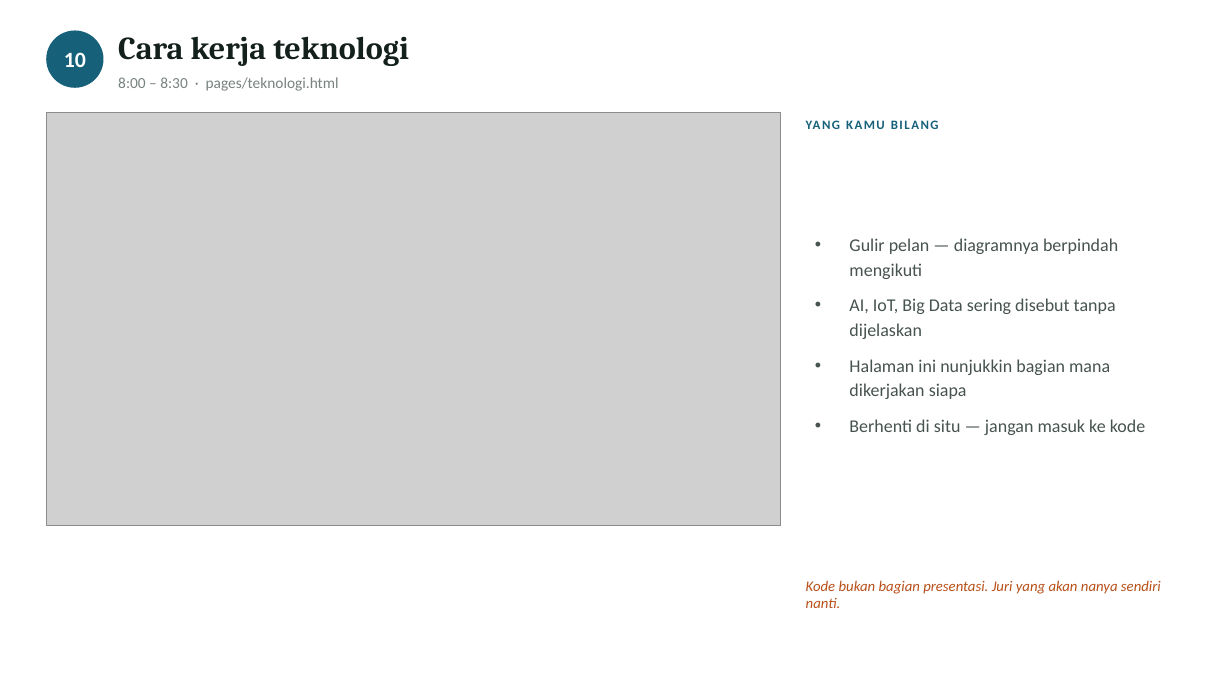
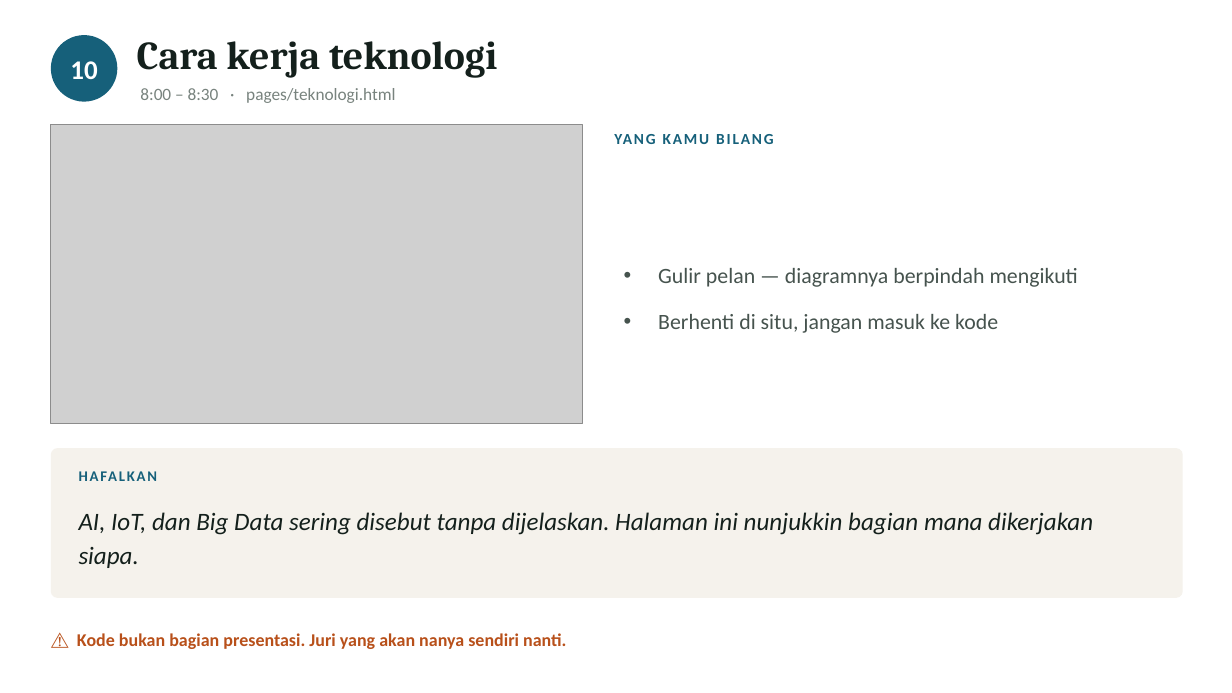
Before and after one commit to GianneAngely/halo-itcc2026, a slide deck: slide 12 of latihan-final/Latihan Presentasi HALO.pptx (slide 11 before the commit). Drawn at 1232x693 pixels with LibreOffice and Linux fonts; fonts in the diff are those of the drawing; grey boxes stand for pictures. Boxes give left, top, right and bottom in pixels: in the first picture for what was removed or moved away, otherwise in the second. Text is boxed around its words. In the diff, an @@ line names an element or a change of style, - is before the commit and + after.

Commit message:
Deck latihan dibesarkan tulisannya
Versi sebelumnya kekecilan untuk dibaca sambil latihan. Gambar
dikecilkan, teks dinaikkan, dan kotak kalimat hafalan dijadikan
bagian paling menonjol di tiap slide.

Ditambah satu halaman berisi enam kalimat yang harus keluar tanpa
mikir, dan tiap slide isyarat sekarang punya kalimat kuncinya
sendiri — sebelumnya ada dua yang kosong.

```diff
--- a/latihan-final/Latihan Presentasi HALO.pptx
+++ b/latihan-final/Latihan Presentasi HALO.pptx
@@ text "10" at [70,61,97,79]: size 17 to 21 pt @@
@@ ellipse: place and size @@
-ellipse at [46,30,104,88]
+ellipse at [51,35,117,102]
@@ text "Cara kerja teknologi": place and size @@
-text "Cara kerja teknologi" at [118,36,409,66]
+text "Cara kerja teknologi" at [137,41,497,78]
@@ text "Cara kerja teknologi" at [137,41,497,78]: size 25 to 31 pt @@
@@ text "8:00 – 8:30 · pages/teknologi.html": place and size @@
-text "8:00 – 8:30 · pages/teknologi.html" at [118,77,339,91]
+text "8:00 – 8:30 · pages/teknologi.html" at [140,88,395,103]
@@ text "8:00 – 8:30 · pages/teknologi.html" at [140,88,395,103]: size 12 to 13.5 pt @@
@@ picture: place and size @@
-picture at [46,113,781,526]
+picture at [51,125,582,423]
@@ text "YANG KAMU BILANG": place and size @@
-text "YANG KAMU BILANG" at [806,113,1185,137]
+text "YANG KAMU BILANG" at [615,125,1183,152]
@@ text "YANG KAMU BILANG" at [615,125,1183,152]: size 10 to 12 pt, letter spacing 1.2 to 1.4 pt @@
@@ text "Gulir pelan — diagramnya berpindah ...": place and size @@
-text "Gulir pelan — diagramnya berpindah ..." at [849,238,1145,435]
+text "Gulir pelan — diagramnya berpindah ..." at [658,268,1078,333]
@@ text at [658,268,1078,287]: size 14 to 17 pt in "Gulir pelan — diagramnya berpindah mengikuti"; line spacing 19pt to 24pt; more space between paragraphs @@
@@ text at [658,314,998,333]: text changed; size 14 to 17 pt @@
-• AI, IoT, Big Data sering disebut tanpa dijelaskan
-• Halaman ini nunjukkin bagian mana dikerjakan siapa
-• Berhenti di situ — jangan masuk ke kode
+• Berhenti di situ, jangan masuk ke kode
@@ rounded rectangle added at [51,448,1183,598], fill #F5F2EC @@
@@ text added at [79,462,263,490], 11.5 pt, text #16607A, bold @@
+HAFALKAN
@@ text added at [79,512,1093,568], 19.5 pt, text #14201C, italic @@
+AI, IoT, dan Big Data sering disebut tanpa dijelaskan. Halaman ini nunjukkin bagian mana dikerjakan siapa.
@@ text at [77,633,566,649]: text changed; size 11.5 to 14 pt; bold on; italic off @@
-Kode bukan bagian presentasi. Juri yang akan nanya sendiri nanti.
+⚠ Kode bukan bagian presentasi. Juri yang akan nanya sendiri nanti.
```
Also in this commit, not shown: 12 other slides changed, 1 slide added.
